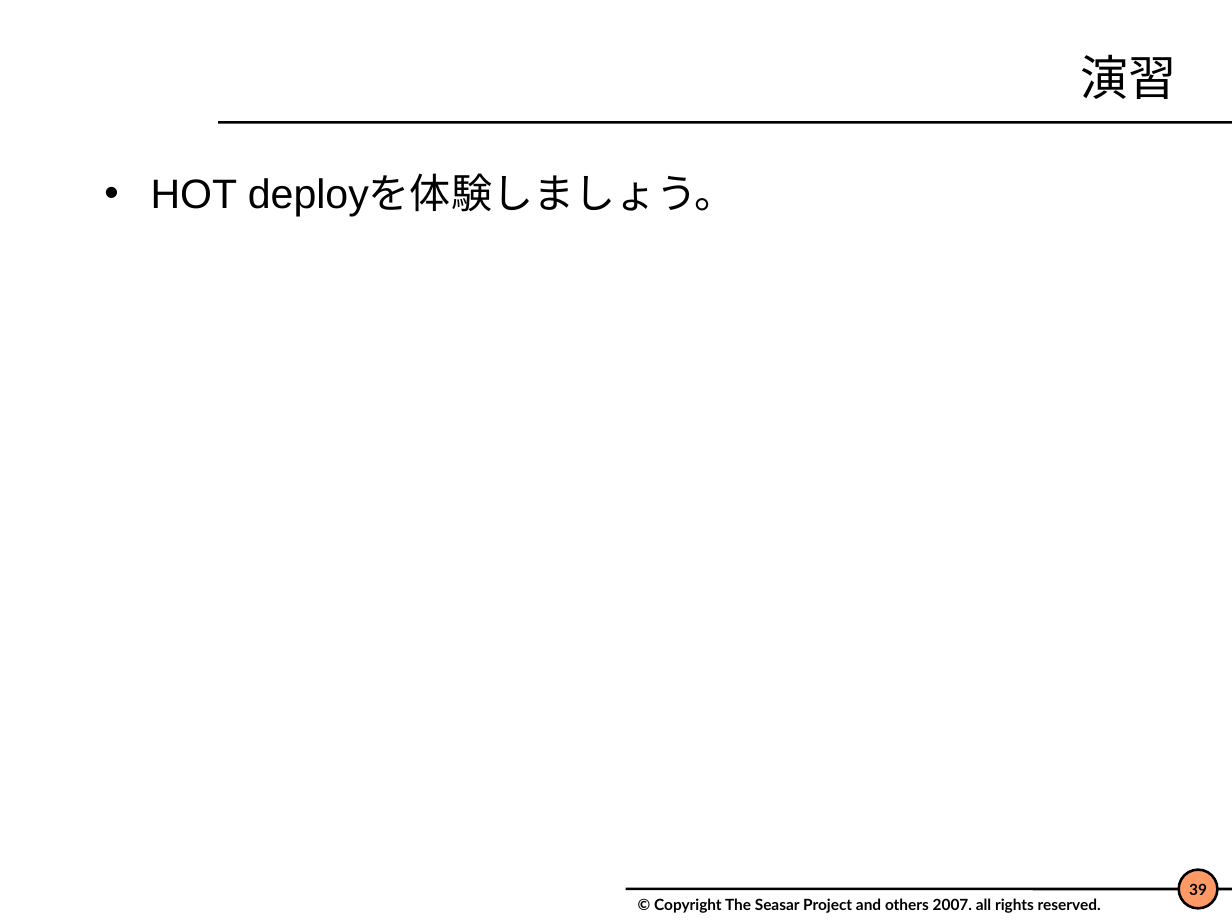
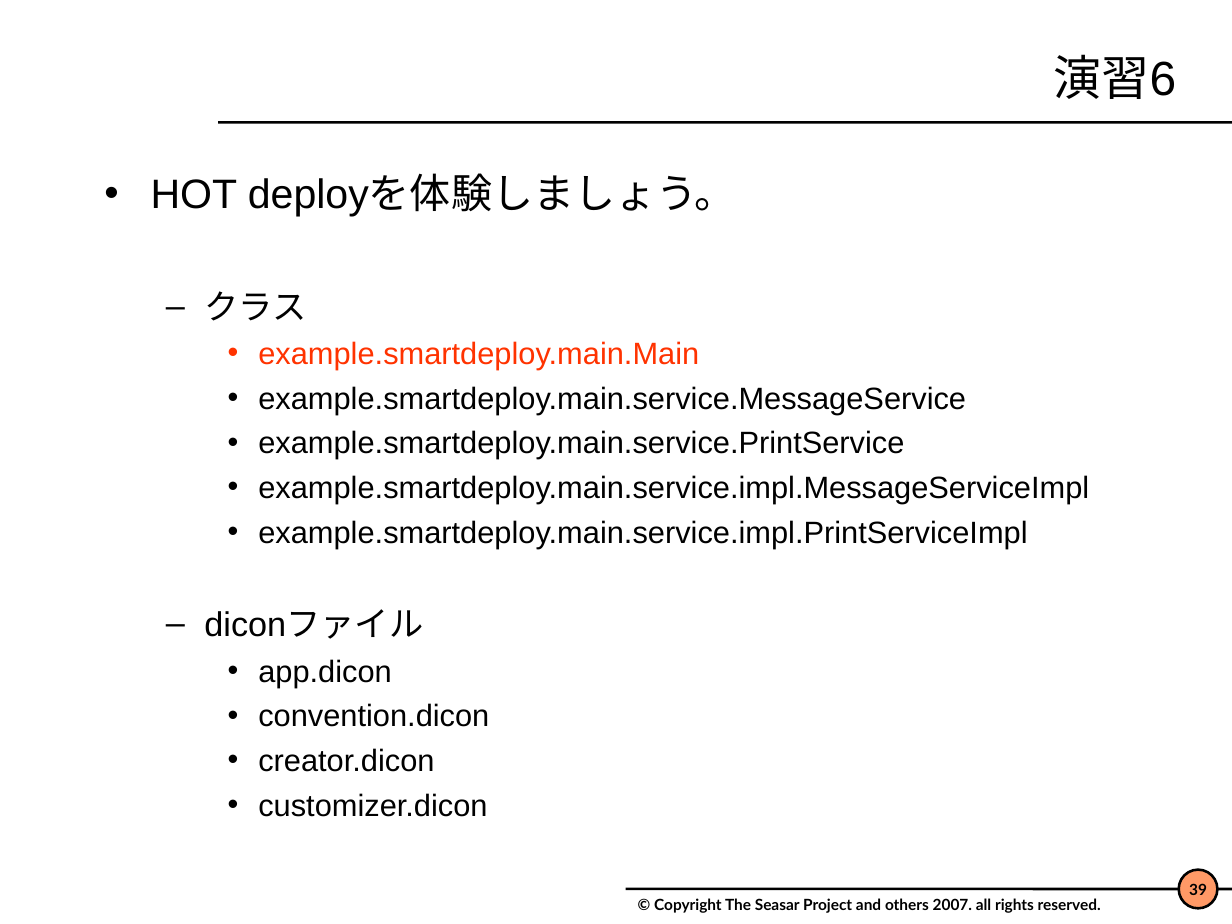
Before and after one commit to svn2github/s2container, a slide deck: slide 39 of trunk/seasar2-tutorial/doc/Seasar2.4.ppt. Drawn at 1232x924 pixels with LibreOffice and Linux fonts; fonts in the diff are those of the drawing; background and template pictures are left out. Boxes give left, top, right and bottom in pixels: in the first picture for what was removed or moved away, otherwise in the second. Text is boxed around its words. In the diff, an @@ line names an element or a change of style, - is before the commit and + after.

```diff
--- a/trunk/seasar2-tutorial/doc/Seasar2.4.ppt
+++ b/trunk/seasar2-tutorial/doc/Seasar2.4.ppt
@@ title at box(1054, 54, 1176, 99): text changed @@
-演習
+演習6
@@ text at box(204, 291, 1089, 817): paragraphs added @@
+  – クラス
+    • example.smartdeploy.main.Main
+    • example.smartdeploy.main.service.MessageService
+    • example.smartdeploy.main.service.PrintService
+    • example.smartdeploy.main.service.impl.MessageServiceImpl
+    • example.smartdeploy.main.service.impl.PrintServiceImpl
+  – diconファイル
+    • app.dicon
+    • convention.dicon
+    • creator.dicon
+    • customizer.dicon
```
Also in this commit, not shown: 18 other slides changed, 1 slide added, 2 slides removed.
